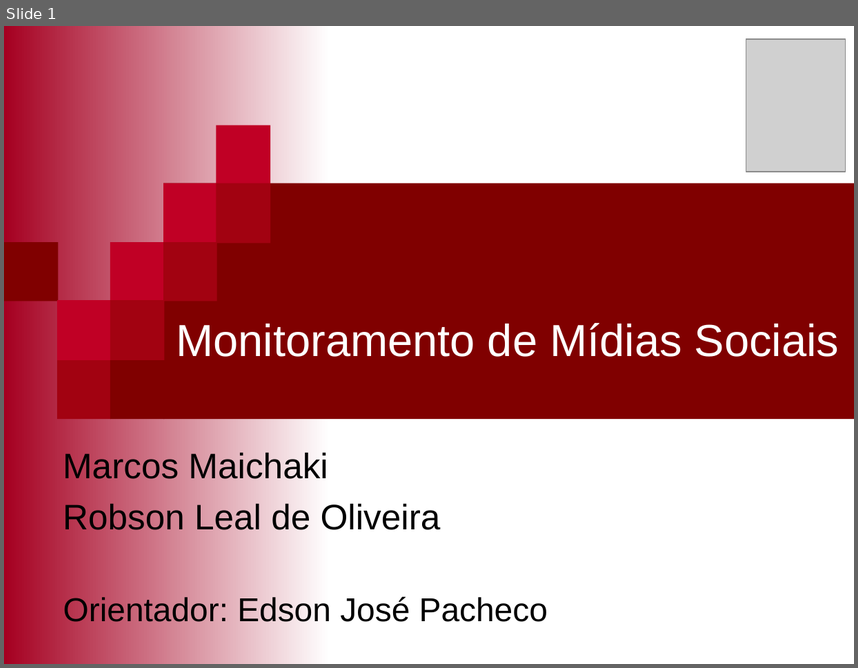
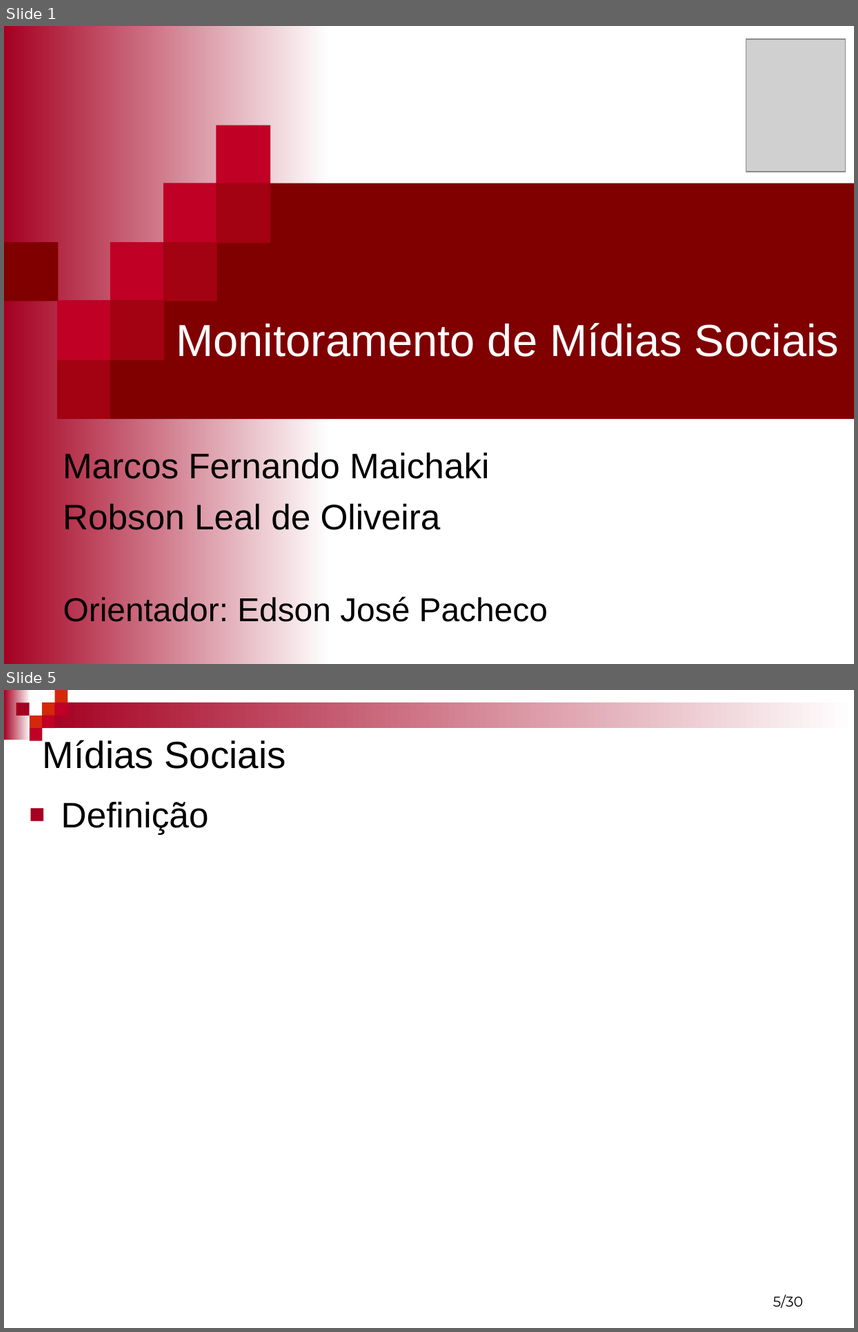
Before and after one commit to mfernado/my-project-socialmonitor, a slide deck: Artigo/Monitoramento de mídias Sociais - Marcos e Robson.ppt. Shown one above the other, each under a label of ours: slide 1 before the commit, slides 1 and 5 after it; the slides between them are not shown. The pictures are 858x668 and 858x1332 pixels, drawn with LibreOffice and Linux fonts; fonts in the diff are those of the drawing; grey boxes stand for pictures; background and template pictures are left out. Boxes give left, top, right and bottom in pixels: in the first picture for what was removed or moved away, otherwise in the second. Text is boxed around its words. In the diff, an @@ line names an element or a change of style, - is before the commit and + after.

```diff
--- a/Artigo/Monitoramento de mídias Sociais - Marcos e Robson.ppt
+++ b/Artigo/Monitoramento de mídias Sociais - Marcos e Robson.ppt
@@ slide 5 added at (x1=4, y1=690, x2=854, y2=1328), background #FFFFFF @@
@@ group added at (x1=4, y1=690, x2=854, y2=741): 9 rectangles @@
@@ title added at (x1=43, y1=740, x2=286, y2=769), 32 pt, text #000000 @@
+Mídias Sociais
@@ text added at (x1=61, y1=801, x2=209, y2=834), 30 pt, text #000000 @@
+■ Definição
@@ page number added at (x1=773, y1=1294, x2=804, y2=1308), 12 pt, text #000000 @@
+5/30
@@ slide 1 changed as well @@
@@ subtitle at (x1=63, y1=450, x2=489, y2=485): text changed @@
-Marcos Maichaki
+Marcos Fernando Maichaki
```
Also in this commit, not shown: 7 other slides added, 3 slides removed.
